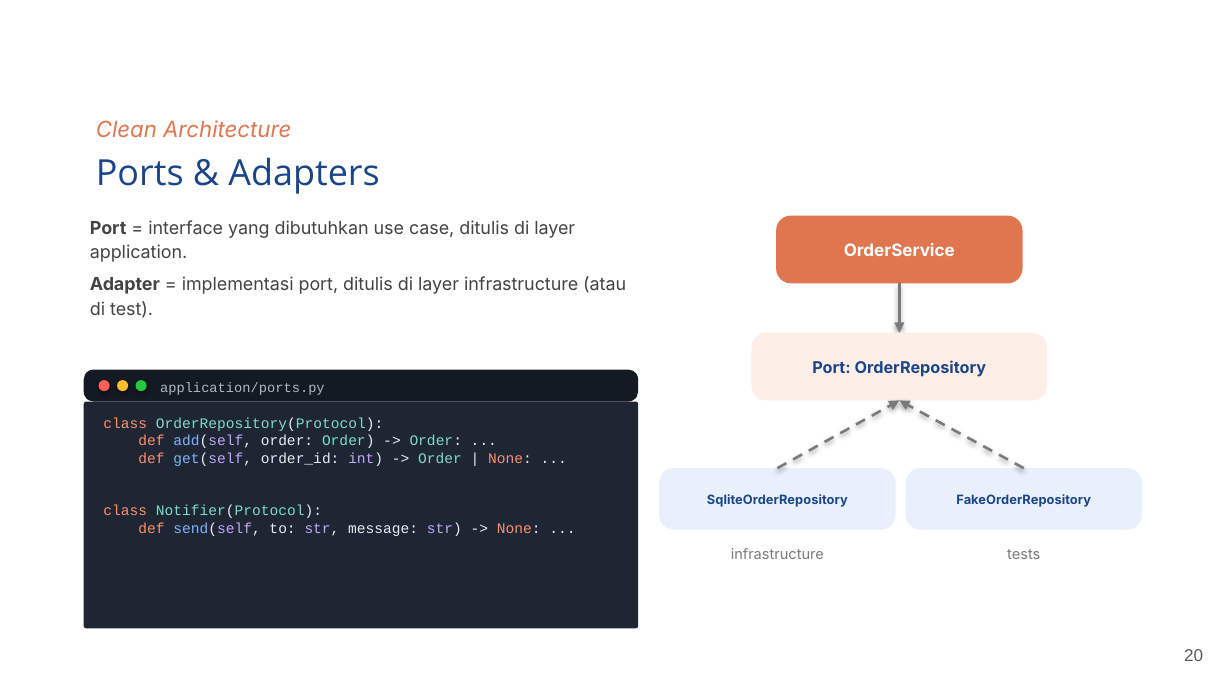
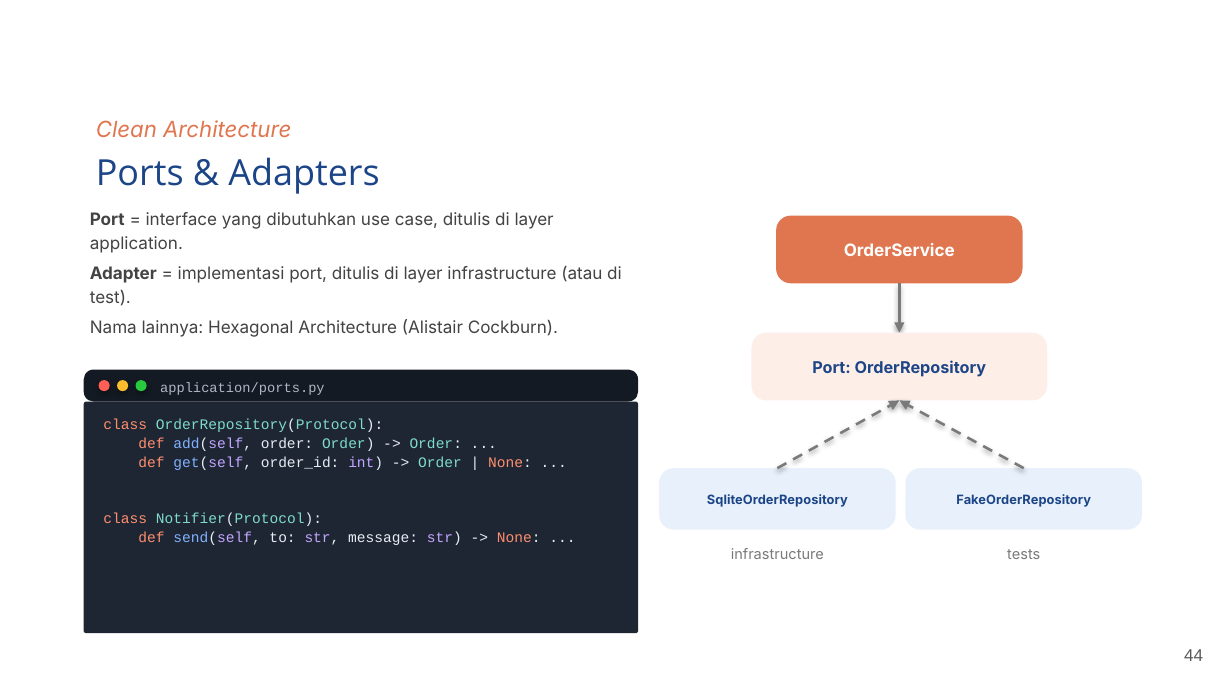
Before and after one commit to bagusedghar/fastapi-intermediate, a slide deck: slide 44 of sesi-02-solid-clean-architecture/slides/Sesi 2 - SOLID, Clean Architecture & Dependency Injection.pptx (slide 20 before the commit). Drawn at 1232x693 pixels with LibreOffice and Linux fonts; fonts in the diff are those of the drawing; background and template pictures are left out. Boxes give left, top, right and bottom in pixels: in the first picture for what was removed or moved away, otherwise in the second. Text is boxed around its words. In the diff, an @@ line names an element or a change of style, - is before the commit and + after.

```diff
--- a/sesi-02-solid-clean-architecture/slides/Sesi 2 - SOLID, Clean Architecture & Dependency Injection.pptx
+++ b/sesi-02-solid-clean-architecture/slides/Sesi 2 - SOLID, Clean Architecture & Dependency Injection.pptx
@@ text "Port = interface yang dibutuhkan ...": place and size @@
-text "Port = interface yang dibutuhkan ..." at box(90, 220, 626, 318)
+text "Port = interface yang dibutuhkan ..." at box(90, 212, 622, 337)
@@ text at box(90, 212, 622, 306): size 10.5 to 10 pt in "Port = interface yang dibutuhkan use case, ...", "Adapter = implementasi port, ditulis di layer ..." @@
@@ text at box(90, 319, 558, 337): paragraph added @@
+Nama lainnya: Hexagonal Architecture (Alistair Cockburn).
@@ text "class OrderRepository(Protocol):" at box(103, 419, 541, 545): line spacing 1 to 11pt @@
@@ rounded rectangle: place and size @@
-rounded rectangle at box(84, 402, 638, 628)
+rounded rectangle at box(84, 402, 638, 633)
@@ page number at box(1184, 649, 1203, 661): text changed @@
-20
+44
```
Also in this commit, not shown: 17 other slides changed, 56 slides added, 6 slides removed, 41 other files.
